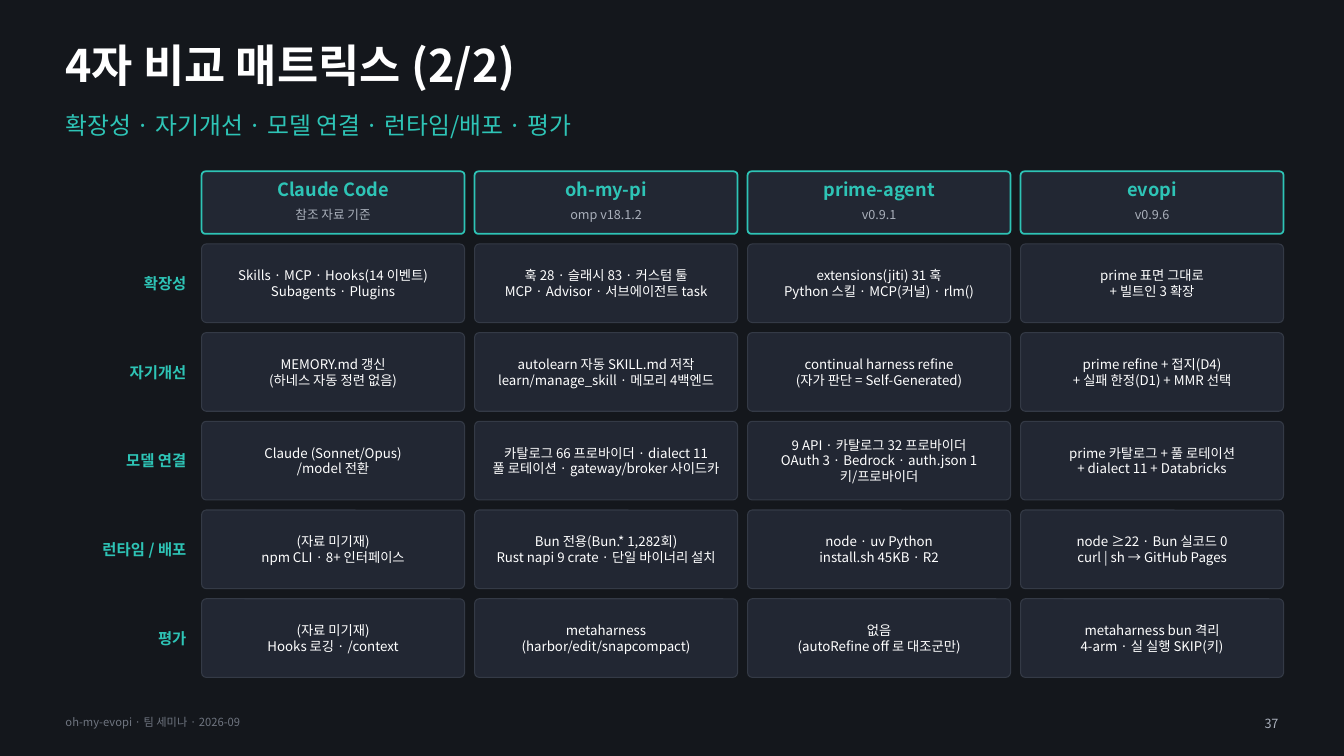
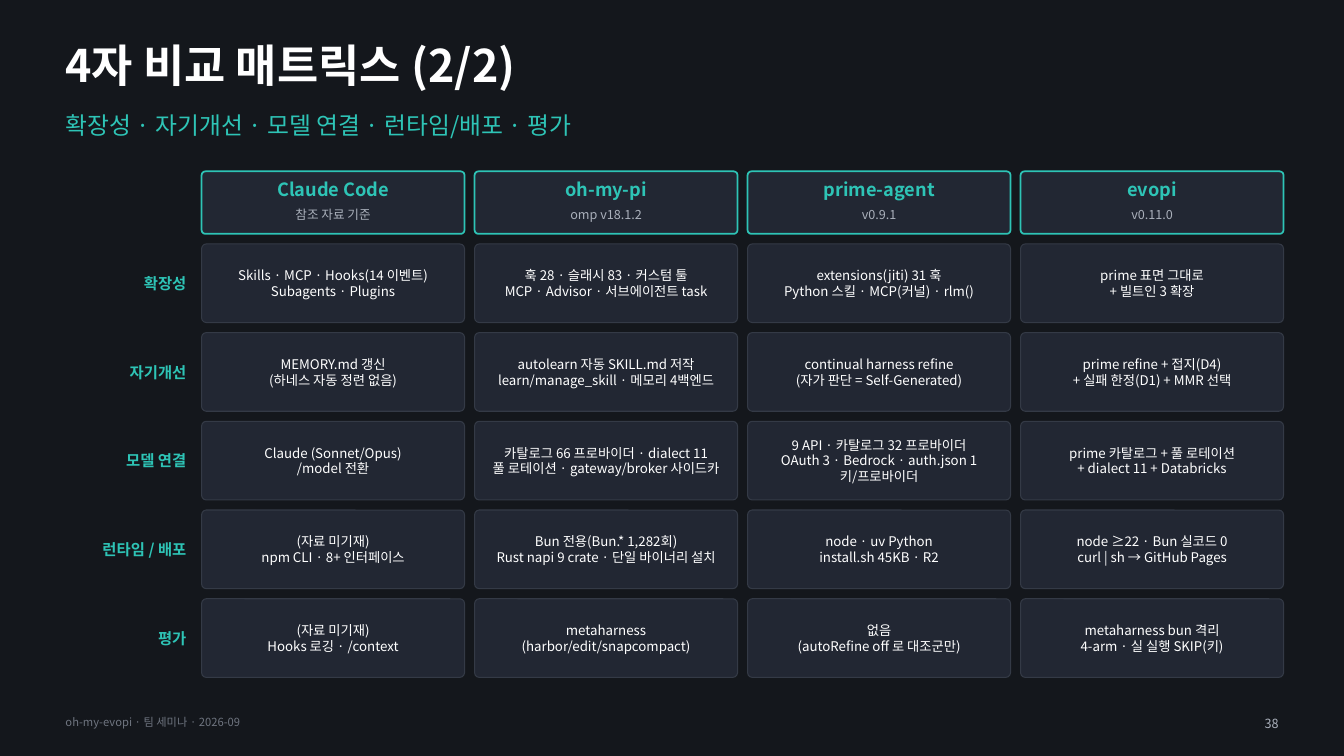
Before and after one commit to sunwoo95/oh-my-evopi, a slide deck: slide 38 of docs/seminar/evopi-architecture.pptx (slide 37 before the commit). Drawn at 1344x756 pixels with LibreOffice and Linux fonts; fonts in the diff are those of the drawing. Boxes give left, top, right and bottom in pixels: in the first picture for what was removed or moved away, otherwise in the second. Text is boxed around its words. In the diff, an @@ line names an element or a change of style, - is before the commit and + after.

```diff
--- a/docs/seminar/evopi-architecture.pptx
+++ b/docs/seminar/evopi-architecture.pptx
@@ text at [1131, 210, 1173, 219]: text changed @@
-v0.9.6
+v0.11.0
@@ text at [1265, 718, 1279, 728]: text changed @@
-37
+38
```
Also in this commit, not shown: 17 other slides changed, 1 slide added, 5 other files.
